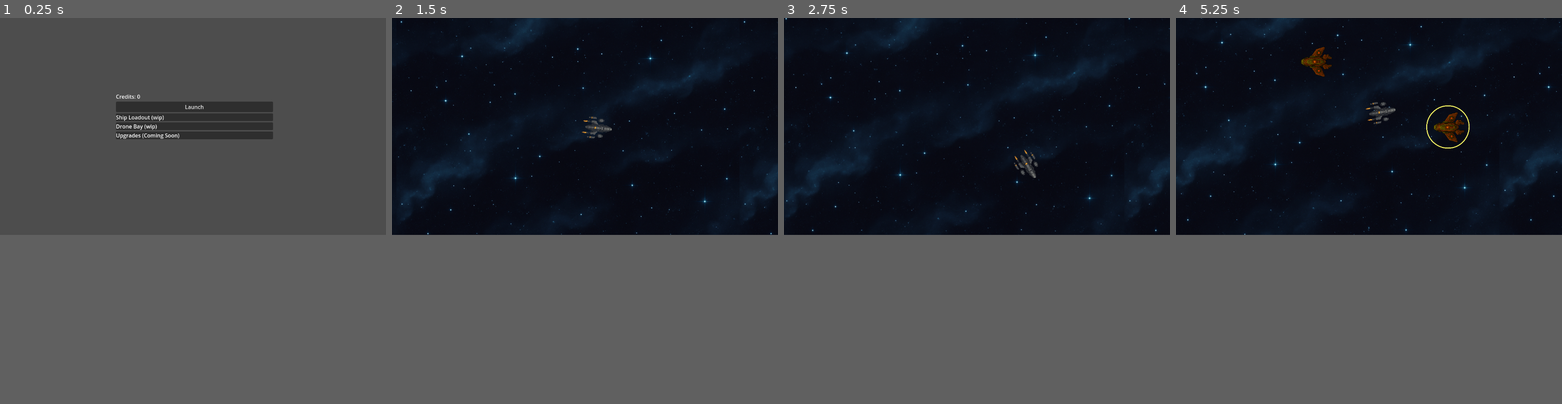
Above: before the commit, frames 1-4 (left to right).
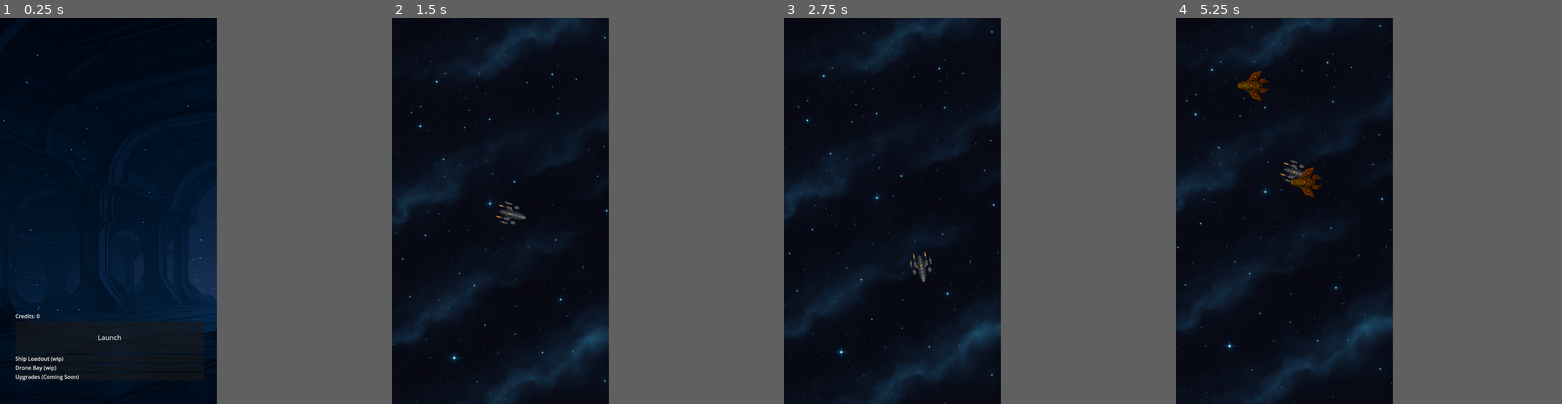
Above: after the commit, the same moments.

Repository: samjhill/echo-sector
Game: Godot game, scene res://hangar.tscn
Two runs of this game, one before a commit and one after it. Both use one fixed random seed, a clock stepped at 60 frames per second and the inputs below.
Inputs (mouse positions are in pixels of both pictures, inside the frame that each line leads up to):
- Up to frame 1 (0.25 s): no input
- Up to frame 2 (1.5 s): click "Launch" at 0.5 s; tap Enter at 1.25 s; move the mouse to (669, 114) at 1.27 s; hold Right (ui_right) from 1.28 s (still down); click (669, 114) at 1.42 s
- Up to frame 3 (2.75 s): move the mouse to (899, 137) at 2.02 s; release Right (ui_right) at 2.03 s; hold Down (ui_down) from 2.03 s (still down); click (899, 137) at 2.17 s
- Up to frame 4 (5.25 s): move the mouse to (1407, 79) at 2.77 s; release Down (ui_down) at 2.78 s; hold Right (ui_right) 2.78-3.53 s; click (1407, 79) at 2.92 s; move the mouse to (1349, 168) at 3.52 s; hold Up (ui_up) 3.53-4.28 s; click (1349, 168) at 3.67 s; move the mouse to (1484, 160) at 4.27 s; hold Left (ui_left) from 4.28 s (still down); click (1484, 160) at 4.42 s; move the mouse to (1457, 129) at 5.02 s; click (1457, 129) at 5.17 s
In our replay, the window is 799x449 before the commit and 449x799 after it. These sizes can differ from the game's own. Grey fills any space a smaller window leaves; there, only what the larger window draws over its background counts as a difference.

The runs differ from the first frame. In frame 1, 37% of the frame differs, in the area x 0-71%, y 0-94%; in frame 2, 6.2%; in frame 3, 6.1%; in frame 4, 8.5%.

Commit message:
add hangar image; turn orientation to vertical

Diff:
--- /dev/null
+++ b/hangar.gdshader
@@ -0,0 +1,8 @@
+shader_type canvas_item;
+
+uniform vec2 uv_offset = vec2(0.0, 0.0);
+
+void fragment() {
+	vec2 uv = UV + uv_offset;
+	COLOR = texture(TEXTURE, uv);
+}
--- a/hangar.tscn
+++ b/hangar.tscn
@@ -1,6 +1,9 @@
-[gd_scene load_steps=2 format=3 uid="uid://dec0onipaltl0"]
+[gd_scene load_steps=4 format=3 uid="uid://dec0onipaltl0"]
 
 [ext_resource type="Script" uid="uid://bms1x1aerl2q8" path="res://hangar.gd" id="1_2d16u"]
+[ext_resource type="Texture2D" uid="uid://c3a3pnv8sv4gt" path="res://hangar.png" id="2_fpkqt"]
+
+[sub_resource type="Theme" id="Theme_fpkqt"]
 
 [node name="Hangar" type="Control"]
 layout_mode = 3
@@ -12,17 +15,22 @@
 script = ExtResource("1_2d16u")
 
 [node name="VBoxContainer" type="VBoxContainer" parent="."]
+z_index = 1
 layout_mode = 0
-offset_left = 346.0
-offset_top = 223.0
-offset_right = 815.0
-offset_bottom = 431.0
+offset_left = 46.0
+offset_top = 878.0
+offset_right = 610.0
+offset_bottom = 1082.0
+alignment = 1
 
 [node name="CreditsLabel" type="Label" parent="VBoxContainer"]
 layout_mode = 2
 
 [node name="LaunchButton" type="Button" parent="VBoxContainer"]
 layout_mode = 2
+size_flags_vertical = 3
+theme = SubResource("Theme_fpkqt")
+theme_override_font_sizes/font_size = 20
 text = "Launch"
 
 [node name="ShipLoadout" type="PanelContainer" parent="VBoxContainer"]
@@ -45,3 +53,12 @@
 [node name="Label" type="Label" parent="VBoxContainer/UpgradePanel"]
 layout_mode = 2
 text = "Upgrades (Coming Soon)"
+
+[node name="TextureRect" type="TextureRect" parent="."]
+layout_mode = 0
+offset_left = -252.0
+offset_top = -20.0
+offset_right = 935.0
+offset_bottom = 1167.0
+mouse_filter = 2
+texture = ExtResource("2_fpkqt")
--- a/project.godot
+++ b/project.godot
@@ -19,6 +19,12 @@
 
 PlayerData="*res://playerData.gd"
 
+[display]
+
+window/size/viewport_width=648
+window/size/viewport_height=1152
+window/handheld/orientation=1
+
 [input]
 
 shoot={
Empty file added: hangar-bg.gd
Not shown, added: hangar-bg.gd.uid
Not shown, added: hangar.gdshader.uid
Binary file added: hangar.png
Not shown, added: hangar.png.import
Not shown, changed: index.html
Not shown, changed: index.pck
